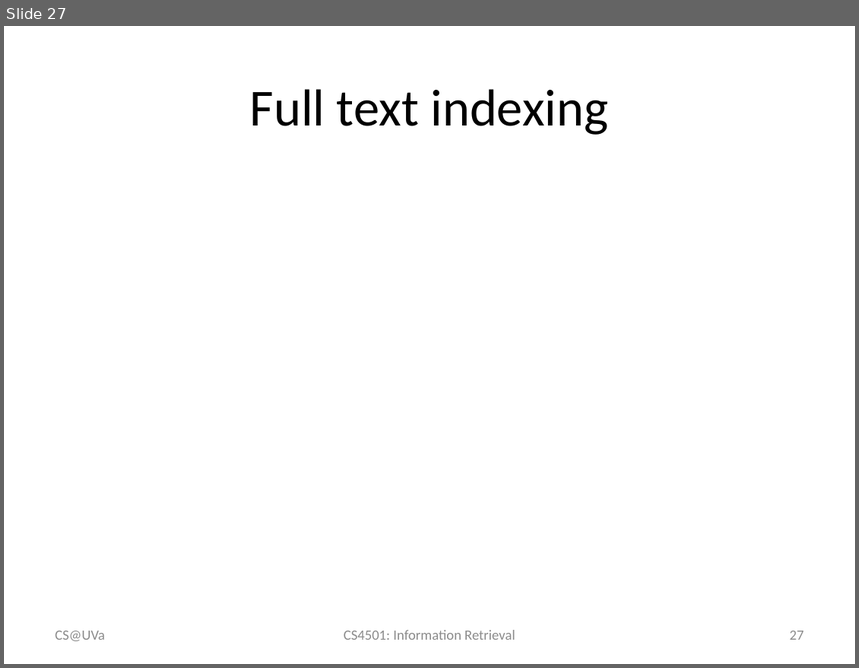
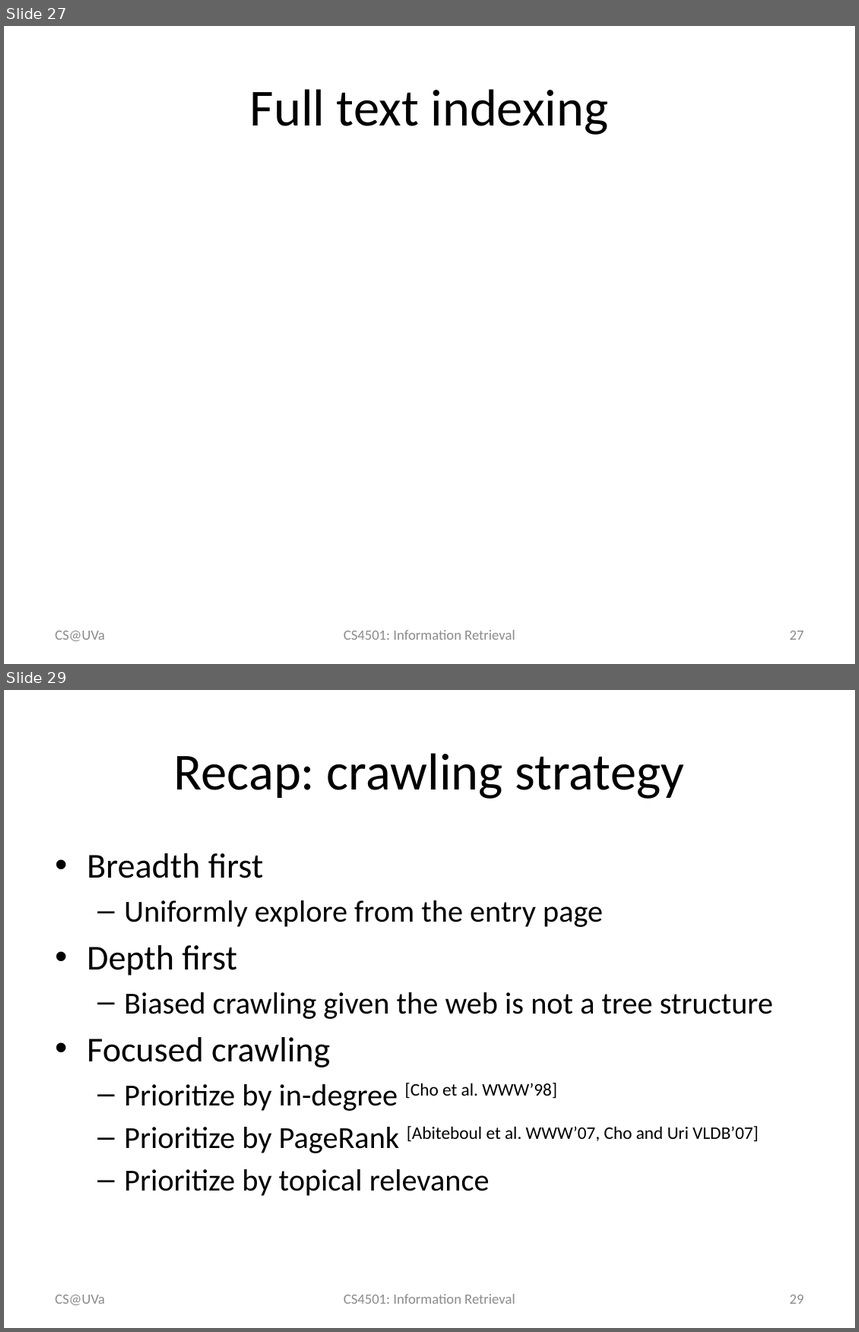
Before and after one commit to wang296/IR2015, a slide deck: docs/Crawler and Text Analysis.pptx. Shown one above the other, each under a label of ours: slide 27 before the commit, slides 27 and 29 after it; the slides between them are not shown. The pictures are 859x668 and 859x1332 pixels, drawn with LibreOffice and Linux fonts; fonts in the diff are those of the drawing; grey boxes stand for pictures. Boxes give left, top, right and bottom in pixels: in the first picture for what was removed or moved away, otherwise in the second. Text is boxed around its words. In the diff, an @@ line names an element or a change of style, - is before the commit and + after.

```diff
--- a/docs/Crawler and Text Analysis.pptx
+++ b/docs/Crawler and Text Analysis.pptx
@@ slide 29 added at (4,690,855,1328), background #FFFFFF @@
@@ title added at (174,753,684,799), 44 pt, text #000000 @@
+Recap: crawling strategy
@@ text added at (87,853,773,1196), 25.9 pt, text #000000 @@
+• Breadth first
+  – Uniformly explore from the entry page
+• Depth first
+  – Biased crawling given the web is not a tree structure
+• Focused crawling
+  – Prioritize by in-degree [Cho et al. WWW’98]
+  – Prioritize by PageRank [Abiteboul et al. WWW’07, Cho and Uri VLDB’07]
+  – Prioritize by topical relevance
@@ text added at (55,1295,105,1306), 12 pt, text #8C8C8C @@
+CS@UVa
@@ text added at (344,1294,515,1304), 12 pt, text #8C8C8C @@
+CS4501: Information Retrieval
@@ page number added at (790,1295,804,1304), 12 pt, text #8C8C8C @@
+29
```
Also in this commit, not shown: 2 slides changed, 6 other slides added, 4 other files.
